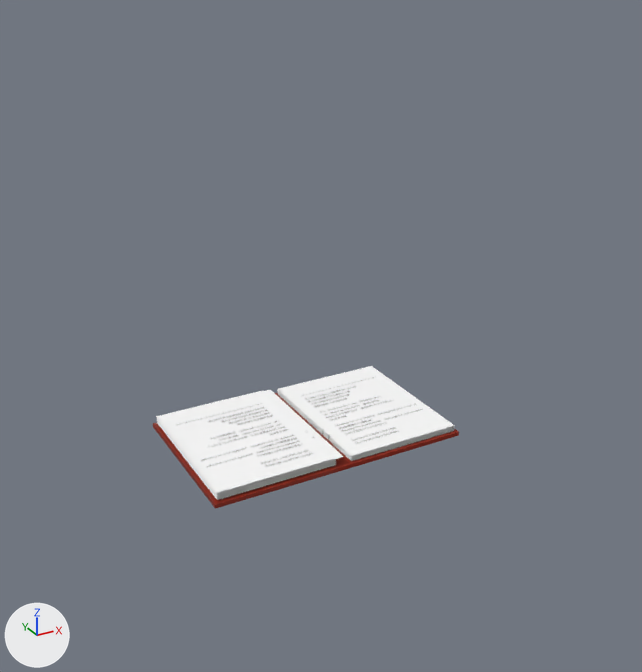
The glTF model book.glb, before and after one commit.
Both versions are drawn from a camera (50 mm lens) standing at (-1.91, -3.81, 2.7) and looking at (0.08, -0.2, 0.89). The axes (+X, +Y, +Z) are drawn at lower left. The lights are the same throughout. Where no turn or scale is listed for an object, it has been applied to the vertices.

Script lines for the objects in view, before the commit:
```python
me_cube_002 = bpy.data.meshes.new('Cube.002')
me_cube_002.from_pydata(...)  # a box spanning x -0.672..0.0, y -0.448..0.448, z -0.022..0.0
me_cube_002.materials.append(mat_マテリアル_002)  # picture img_book_for_bake
me_平面_007 = bpy.data.meshes.new('平面.007')
me_平面_007.from_pydata(...)  # 84 vertices, 82 faces; spans x 0.0..0.654, y -0.43..0.43, z 0.0
me_平面_007.materials.append(mat_マテリアル)  # picture img_page2
me_平面_008 = bpy.data.meshes.new('平面.008')
me_平面_008.from_pydata(...)  # 84 vertices, 82 faces; spans x -0.654..0.0, y -0.43..0.43, z 0.0
me_平面_008.materials.append(mat_マテリアル)  # picture img_page2
ob_cube_002 = bpy.data.objects.new('Cube.002', me_cube_002)
ob_cube_002.location = (0.037, -0.006, 0.267)
ob_平面_007 = bpy.data.objects.new('平面.007', me_平面_007)
ob_平面_007.location = (0.127, -0.006, 0.303)
ob_平面_008 = bpy.data.objects.new('平面.008', me_平面_008)
ob_平面_008.location = (0.037, -0.006, 0.317)
```
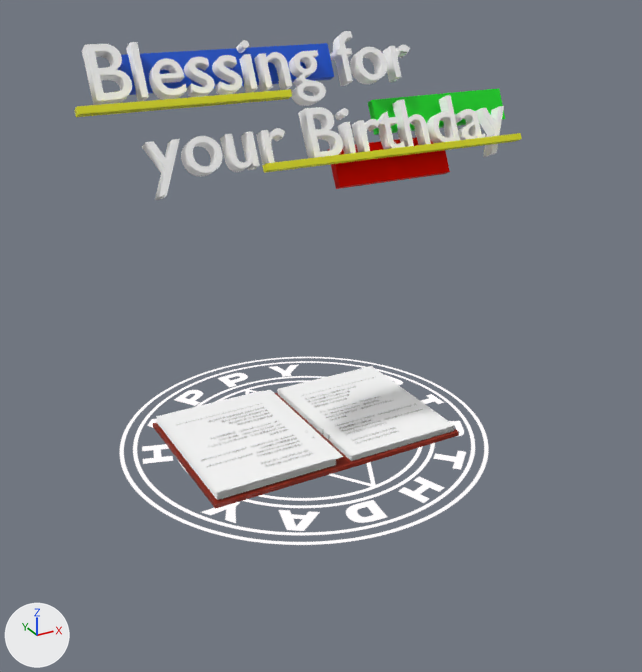
Location of each change, (x1, y1, x2, y2) in pixels of the pictures (642 x 672 px):
'テキスト', added
    after: (82, 31, 504, 200)
'平面.019', added
    after: (120, 357, 488, 545)
'立方体.002', added (blue)
    after: (118, 43, 334, 95)
'立方体.004', added (red)
    after: (328, 137, 450, 189)
'立方体.003', added (green)
    after: (368, 88, 505, 135)
'立方体', added (yellow)
    after: (75, 89, 292, 117)
'立方体.001', added (yellow)
    after: (263, 133, 522, 173)

The change, as a list of edits to the scene's bpy script:
```text
Add me_立方体_004:
    me_立方体_004.from_pydata([(-0.326, -0.022, -0.098), (-0.326, -0.063, -0.079), (-0.326, 0.063, 0.079), (-0.326, 0.022, 0.098), (0.326, -0.022, -0.098), (0.326, -0.063, -0.079), (0.326, 0.063, 0.079), (0.326, 0.022, 0.098)], [], [(0, 1, 3), (0, 3, 2), (2, 3, 7), (2, 7, 6), (6, 7, 5), (6, 5, 4), (4, 5, 1), (4, 1, 0), (2, 6, 4), (2, 4, 0), (7, 3, 1), (7, 1, 5)])
    me_立方体_004.materials.append(mat_マテリアル_007)  # red #e81000
Add me_立方体_003:
    me_立方体_003.from_pydata([(-0.401, -0.015, -0.084), (-0.401, -0.056, -0.065), (-0.401, 0.056, 0.065), (-0.401, 0.015, 0.084), (0.401, -0.015, -0.084), (0.401, -0.056, -0.065), (0.401, 0.056, 0.065), (0.401, 0.015, 0.084)], [], [(0, 1, 3), (0, 3, 2), (2, 3, 7), (2, 7, 6), (6, 7, 5), (6, 5, 4), (4, 5, 1), (4, 1, 0), (2, 6, 4), (2, 4, 0), (7, 3, 1), (7, 1, 5)])
    me_立方体_003.materials.append(mat_マテリアル_005)  # green #00e71d
Add me_立方体_002:
    me_立方体_002.from_pydata([(-0.521, -0.015, -0.084), (-0.521, -0.056, -0.065), (-0.521, 0.056, 0.065), (-0.521, 0.015, 0.084), (0.521, -0.015, -0.084), (0.521, -0.056, -0.065), (0.521, 0.056, 0.065), (0.521, 0.015, 0.084)], [], [(0, 1, 3), (0, 3, 2), (2, 3, 7), (2, 7, 6), (6, 7, 5), (6, 5, 4), (4, 5, 1), (4, 1, 0), (2, 6, 4), (2, 4, 0), (7, 3, 1), (7, 1, 5)])
    me_立方体_002.materials.append(mat_マテリアル_004)  # blue #1a5ee7
Add me_立方体_001:
    me_立方体_001.from_pydata([(-0.738, 0.013, -0.024), (-0.738, -0.027, -0.005), (-0.738, 0.027, 0.005), (-0.738, -0.013, 0.024), (0.738, 0.013, -0.024), (0.738, -0.027, -0.005), (0.738, 0.027, 0.005), (0.738, -0.013, 0.024)], [], [(0, 1, 3), (0, 3, 2), (2, 3, 7), (2, 7, 6), (6, 7, 5), (6, 5, 4), (4, 5, 1), (4, 1, 0), (2, 6, 4), (2, 4, 0), (7, 3, 1), (7, 1, 5)])
    me_立方体_001.materials.append(mat_マテリアル_003)  # yellow #e7e715
Add me_立方体:
    me_立方体.from_pydata([(-0.495, 0.013, -0.024), (-0.495, -0.027, -0.005), (-0.495, 0.027, 0.005), (-0.495, -0.013, 0.024), (0.495, 0.013, -0.024), (0.495, -0.027, -0.005), (0.495, 0.027, 0.005), (0.495, -0.013, 0.024)], [], [(0, 1, 3), (0, 3, 2), (2, 3, 7), (2, 7, 6), (6, 7, 5), (6, 5, 4), (4, 5, 1), (4, 1, 0), (2, 6, 4), (2, 4, 0), (7, 3, 1), (7, 1, 5)])
    me_立方体.materials.append(mat_マテリアル_003)  # yellow #e7e715
Add ob_立方体_004:
    ob_立方体_004 = bpy.data.objects.new('立方体.004', me_立方体_004)
    ob_立方体_004.location = (0.541, -0.083, 1.709)
Add ob_立方体_003:
    ob_立方体_003 = bpy.data.objects.new('立方体.003', me_立方体_003)
    ob_立方体_003.location = (0.895, 0.015, 1.913)
Add ob_立方体_002:
    ob_立方体_002 = bpy.data.objects.new('立方体.002', me_立方体_002)
    ob_立方体_002.location = (-0.21, 0.142, 2.179)
Add ob_立方体_001:
    ob_立方体_001 = bpy.data.objects.new('立方体.001', me_立方体_001)
    ob_立方体_001.location = (0.542, -0.174, 1.773)
Add ob_立方体:
    ob_立方体 = bpy.data.objects.new('立方体', me_立方体)
    ob_立方体.location = (-0.491, -0.033, 2.067)
Add ob_テキスト:
    ob_テキスト = bpy.data.objects.new('テキスト', me_テキスト)  # 3712 vertices, 7368 faces; spans x -1.07..1.07, y -0.18..0.18, z -0.32..0.32; in mat_マテリアル_009 (white #ffffff)
    ob_テキスト.location = (0.183, 0.0, 2.0)
Add ob_平面_019:
    ob_平面_019 = bpy.data.objects.new('平面.019', me_平面_019)  # 4 vertices, 2 faces; spans x -1.26..1.26, y -1.26..1.26, z 0.0; in mat_マテリアル_001 (picture img_magic_alpha)
    ob_平面_019.location = (0.082, -0.006, 0.232)
```
